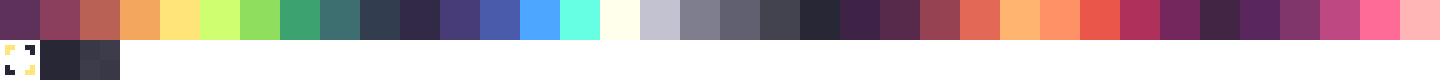
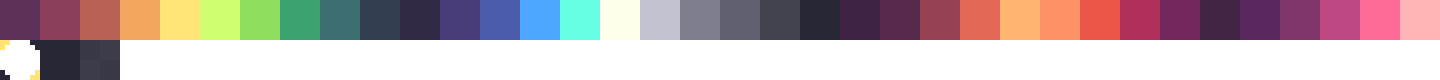
Layered file, before and after one edit (1440 x 80). Changes by layer:
painted on "Palette" over [0, 40, 40, 80]
